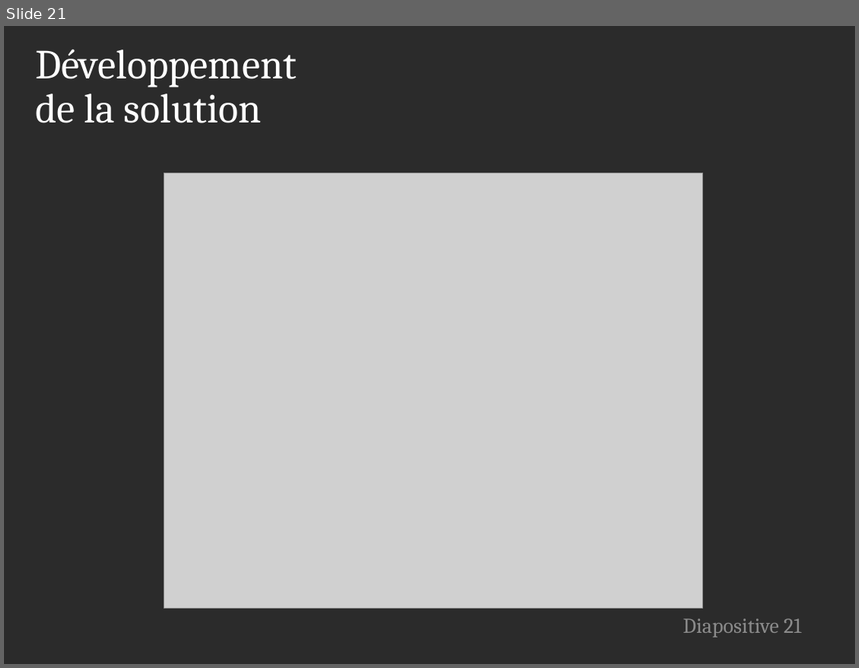
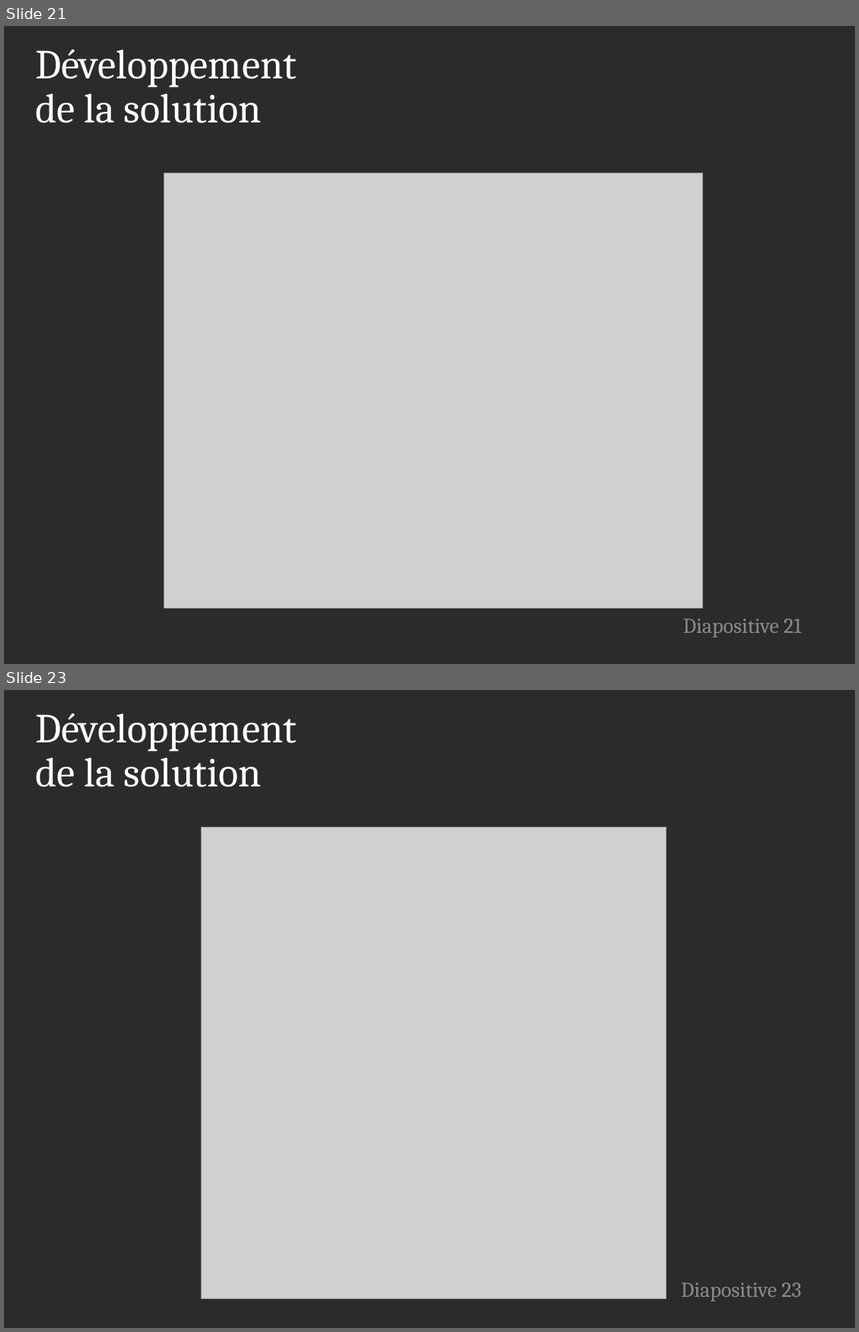
Before and after one commit to FlorentALAPETITE/Rapport_Stage_2017, a slide deck: Soutenance_Stage.pptx. Shown one above the other, each under a label of ours: slide 21 before the commit, slides 21 and 23 after it; the slides between them are not shown. The pictures are 859x668 and 859x1332 pixels, drawn with LibreOffice and Linux fonts; fonts in the diff are those of the drawing; grey boxes stand for pictures; background and template pictures are left out; a plain dark background stands for a picture behind light text. Boxes give left, top, right and bottom in pixels: in the first picture for what was removed or moved away, otherwise in the second. Text is boxed around its words. In the diff, an @@ line names an element or a change of style, - is before the commit and + after.

```diff
--- a/Soutenance_Stage.pptx
+++ b/Soutenance_Stage.pptx
@@ slide 23 added at box(4, 690, 855, 1328), background picture (left out) @@
@@ title added at box(35, 713, 297, 787), 35 pt, text #FFFFFF @@
+Développement
+de la solution
@@ picture added at box(202, 827, 667, 1300) @@
@@ page number added at box(681, 1283, 801, 1302), 18 pt, text #8C8C8C @@
+Diapositive 23
```
Also in this commit, not shown: 1 slide changed, 5 other slides added, 5 other files.
